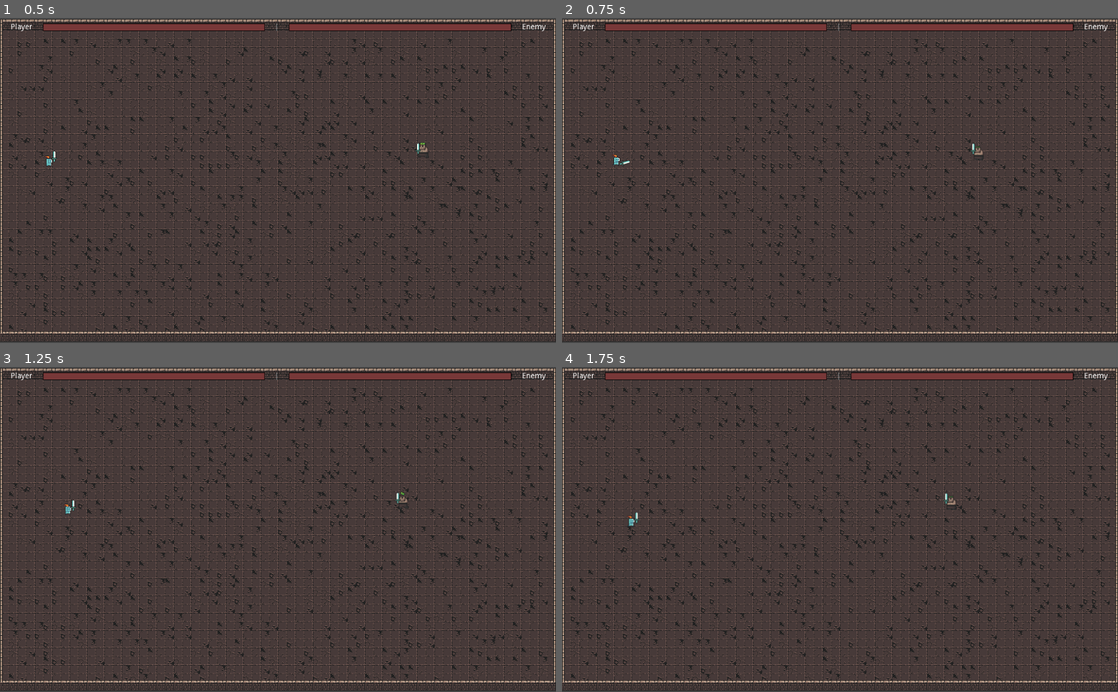
Above: before the commit, frames 1-4 (two rows, left to right).
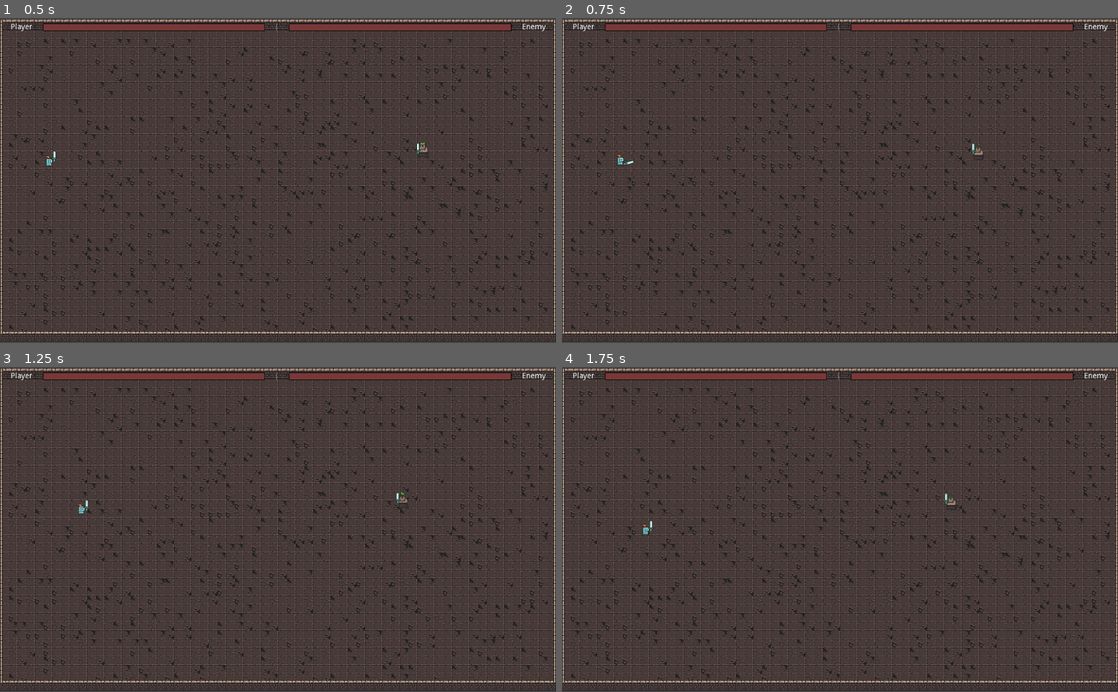
Above: after the commit, the same moments.

Repository: josephmbustamante/ludum-dare-45
Game: Godot game, scene res://Scenes/Main.tscn
The game is run twice, just before and just after one commit, with the same random seed, the same clock (stepped at 60 frames per second) and the same inputs. This scene is started directly instead of the project's main scene.
Inputs (mouse positions are in pixels of both pictures, inside the frame that each line leads up to):
- Up to frame 1 (0.5 s): no input
- Up to frame 2 (0.75 s): move the mouse to (962, 164) at 0.52 s; hold Right (right) from 0.53 s (still down); click (962, 164) at 0.6 s
- Up to frame 3 (1.25 s): keep holding Right (right)
- Up to frame 4 (1.75 s): move the mouse to (728, 545) at 1.27 s; release Right (right) at 1.28 s; hold Down (down) from 1.28 s (still down); click (728, 545) at 1.35 s

Frame 1 is identical in both runs. In frame 2, less than 0.1% of the frame differs, in the area x 9-13%, y 42-46%; in frame 3, less than 0.1%; in frame 4, 0.1%, in the area x 11-71%, y 38-52%.

Commit message:
Change how speed is calculated (add base speed)

Diff:
--- a/Scripts/Player.gd
+++ b/Scripts/Player.gd
@@ -6,7 +6,8 @@
 
 # Player stats go betwen 1-10, and if we used that as a speed they would be frustratingly slow.
 # Instead, we keep the 1-10 scale, and just have a multiplier here
-var speed_multiplier = 50
+export (int) var speed_multiplier = 10
+export (int) var base_speed = 75
 
 var facing_left: bool = false
 
@@ -28,7 +29,7 @@
 		velocity.y -= 1
 
 	if velocity.length() > 0:
-		velocity = velocity.normalized() * (speed * speed_multiplier)
+		velocity = velocity.normalized() * (base_speed + (speed * speed_multiplier))
 		$AnimatedSprite.play("run")
 	else:
 		$AnimatedSprite.play("idle")
